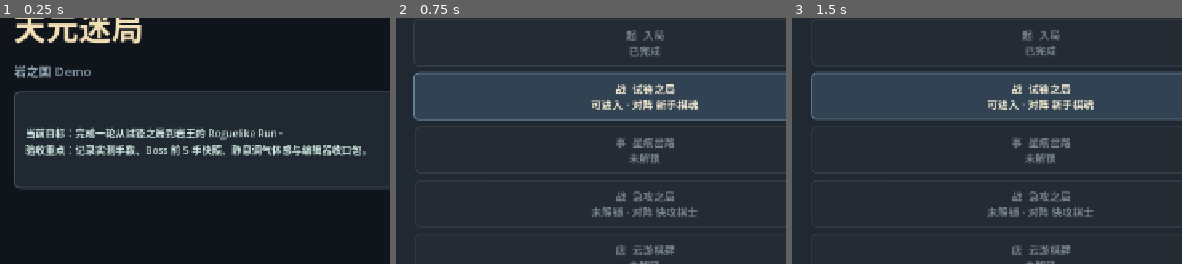
Above: before the commit, frames 1-3 (left to right).
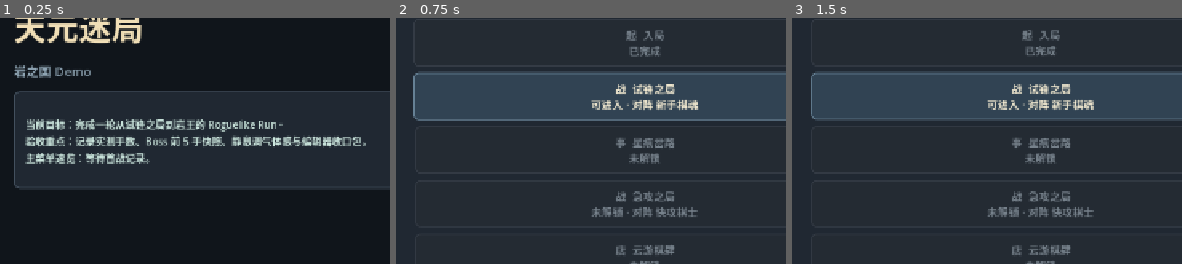
Above: after the commit, the same moments.

Repository: eason522/game
Game: Godot game, scene res://scenes/ui/MainMenu.tscn
Two runs of this game, one before a commit and one after it. Both use one fixed random seed, a clock stepped at 60 frames per second and the inputs below.
Inputs:
- Up to frame 1 (0.25 s): no input
- Up to frame 2 (0.75 s): click "新的 Run" at 0.5 s
- Up to frame 3 (1.5 s): click "重新开始 Run" at 1.25 s
The pictures show only the part of the screen within x 2-52%, y 19-69%; the shares and areas given below are measured in that part.

The runs differ from the first frame. In frame 1, 8.6% of the frame differs, in the area x 6-94%, y 41-60%; in frame 2, nothing differs; in frame 3, nothing differs.

Commit message:
推进主菜单验收速览
主菜单读取当前 Run 存档，展示编辑器下一步指引与收口包摘要，便于从主菜单恢复完整实机试玩。

补充主菜单冒烟测试，并同步 README 与 DEVELOPMENT_PLAN.md。

Diff:
--- a/scripts/ui/MainMenu.gd
+++ b/scripts/ui/MainMenu.gd
@@ -4,13 +4,17 @@
 const RUN_MAP_SCENE_PATH := "res://scenes/roguelike/RunMapScene.tscn"
 const BATTLE_SCENE_PATH := "res://scenes/game/BattleScene.tscn"
 const RunSaveScript := preload("res://scripts/roguelike/RunSave.gd")
+const RunStateScript := preload("res://scripts/roguelike/RunState.gd")
+const RunPlaytestSimulatorScript := preload("res://scripts/roguelike/RunPlaytestSimulator.gd")
 
 var title_label: Label
 var subtitle_label: Label
+var summary_label: Label
 var status_label: Label
 var start_button: Button
 var continue_button: Button
 var battle_button: Button
+var playtest_simulator := RunPlaytestSimulatorScript.new()
 var panel_style: StyleBoxFlat
 var button_style: StyleBoxFlat
 var button_hover_style: StyleBoxFlat
@@ -88,12 +92,11 @@
 	summary_panel.custom_minimum_size = Vector2(0, 156)
 	left.add_child(summary_panel)
 
-	var summary := Label.new()
-	summary.autowrap_mode = TextServer.AUTOWRAP_WORD_SMART
-	summary.add_theme_font_size_override("font_size", 16)
-	summary.add_theme_color_override("font_color", Color("#cde8df"))
-	summary.text = "当前目标：完成一轮从试锋之局到岩王的 Roguelike Run。\n验收重点：记录实测手数、Boss 前 5 手快照、静息调气体感与编辑器收口包。"
-	summary_panel.add_child(summary)
+	summary_label = Label.new()
+	summary_label.autowrap_mode = TextServer.AUTOWRAP_WORD_SMART
+	summary_label.add_theme_font_size_override("font_size", 16)
+	summary_label.add_theme_color_override("font_color", Color("#cde8df"))
+	summary_panel.add_child(summary_label)
 
 	var right_panel := PanelContainer.new()
 	right_panel.custom_minimum_size = Vector2(360, 0)
@@ -147,9 +150,49 @@
 
 
 func _refresh_continue_state() -> void:
-	var has_run := get_tree().root.has_meta(RUN_STATE_META) or RunSaveScript.has_save()
+	var resume_state = _load_resume_state()
+	var has_run := resume_state != null
 	continue_button.disabled = not has_run
-	status_label.text = "检测到可继续的 Run。" if has_run else "暂无存档，从新的 Run 开始。"
+
+	if has_run:
+		var next_action_lines: Array = playtest_simulator.get_editor_next_action_lines(resume_state)
+		var closeout_lines: Array = playtest_simulator.get_editor_closeout_packet_lines(resume_state)
+		status_label.text = "检测到可继续的 Run。\n%s" % _first_line(next_action_lines)
+		summary_label.text = "%s\n主菜单速览：%s" % [_base_summary_text(), " / ".join(closeout_lines)]
+	else:
+		status_label.text = "暂无存档，从新的 Run 开始。"
+		summary_label.text = "%s\n主菜单速览：等待首战记录。" % _base_summary_text()
+
+
+func _base_summary_text() -> String:
+	return "当前目标：完成一轮从试锋之局到岩王的 Roguelike Run。\n验收重点：记录实测手数、Boss 前 5 手快照、静息调气体感与编辑器收口包。"
+
+
+func _load_resume_state():
+	var data := {}
+
+	if get_tree().root.has_meta(RUN_STATE_META):
+		var root_state = get_tree().root.get_meta(RUN_STATE_META)
+
+		if typeof(root_state) == TYPE_DICTIONARY:
+			data = root_state
+
+	if data.is_empty() and RunSaveScript.has_save():
+		data = RunSaveScript.load_dict()
+
+	if data.is_empty():
+		return null
+
+	var state := RunStateScript.new()
+	state.load_from_dict(data)
+	return state
+
+
+func _first_line(lines: Array) -> String:
+	if lines.is_empty():
+		return "编辑器指引：从路线图开始完整 Run"
+
+	return String(lines[0])
 
 
 func _start_new_run() -> void:
--- a/tests/main_menu_smoke.gd
+++ b/tests/main_menu_smoke.gd
@@ -44,6 +44,9 @@
 	if scene.status_label == null or not scene.status_label.text.contains("暂无存档"):
 		failures.append("main menu: expected no-save status text")
 
+	if scene.summary_label == null or not scene.summary_label.text.contains("主菜单速览") or not scene.summary_label.text.contains("等待首战记录"):
+		failures.append("main menu: expected no-save playtest overview")
+
 	var run_state := RunStateScript.new(MapGeneratorScript.new().generate_linear_route())
 	RunSaveScript.save_state(run_state)
 	scene._refresh_continue_state()
@@ -53,6 +56,12 @@
 
 	if scene.status_label == null or not scene.status_label.text.contains("可继续"):
 		failures.append("main menu: expected continue status text")
+
+	if scene.status_label == null or not scene.status_label.text.contains("进入试锋之局"):
+		failures.append("main menu: expected continue status to show editor next action")
+
+	if scene.summary_label == null or not scene.summary_label.text.contains("编辑器收口包") or not scene.summary_label.text.contains("等待首战记录"):
+		failures.append("main menu: expected save-aware editor closeout overview")
 
 	scene.queue_free()
 	RunSaveScript.delete_save()
Not shown, changed: DEVELOPMENT_PLAN.md
Not shown, changed: README.md
